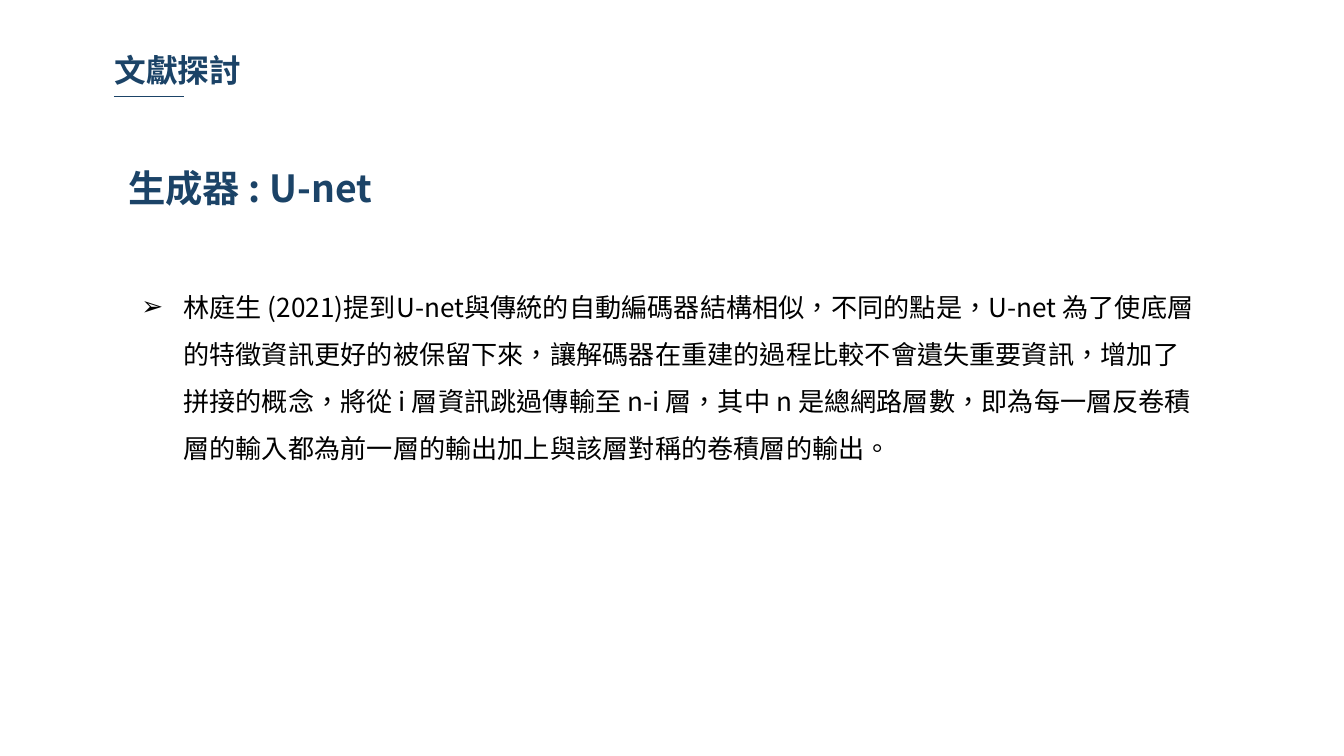
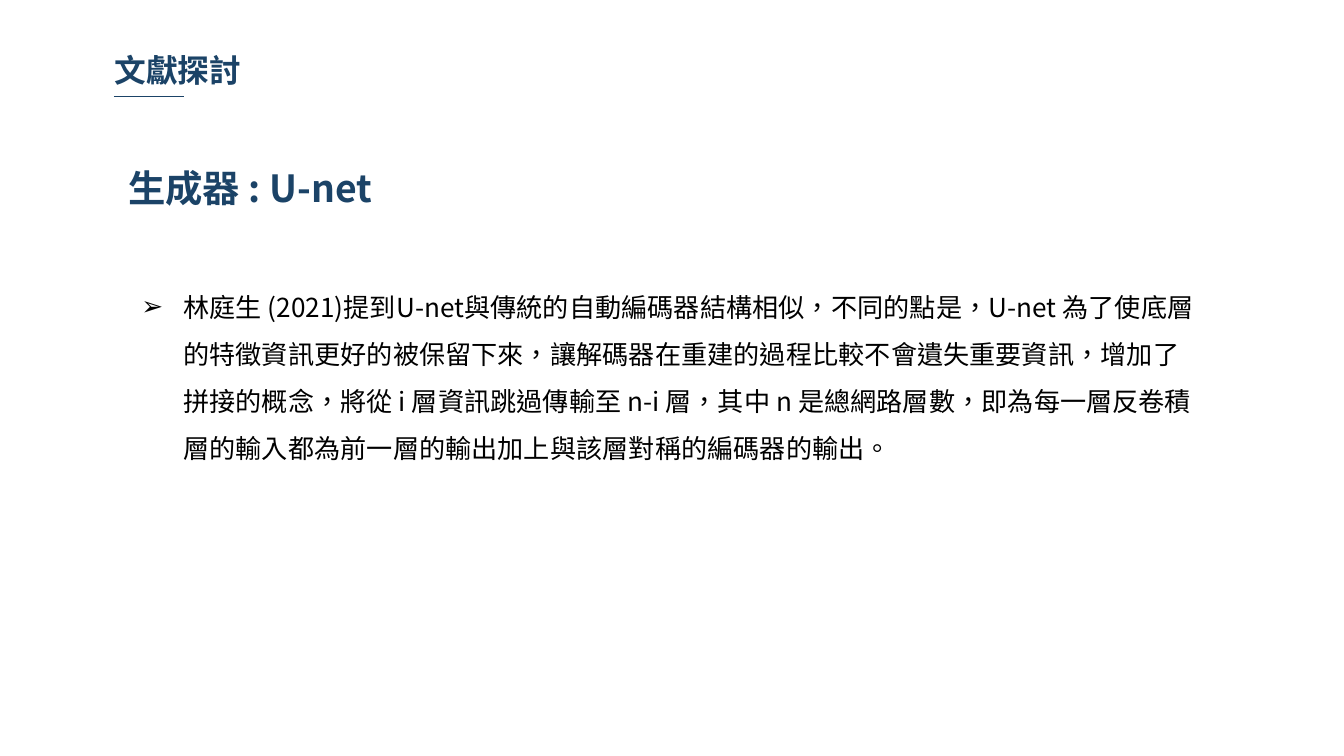
Before and after one commit to 10994015/paper, a slide deck: slide 25 of 論文/論文初審.pptx (slide 26 before the commit). Drawn at 1344x756 pixels with LibreOffice and Linux fonts; fonts in the diff are those of the drawing; background and template pictures are left out. Boxes give left, top, right and bottom in pixels: in the first picture for what was removed or moved away, otherwise in the second. Text is boxed around its words. In the diff, an @@ line names an element or a change of style, - is before the commit and + after.

```diff
--- a/論文/論文初審.pptx
+++ b/論文/論文初審.pptx
@@ text at bbox=[183, 295, 1193, 460]: text changed @@
-➢ 林庭生 (2021)提到U-net與傳統的自動編碼器結構相似，不同的點是，U-net 為了使底層的特徵資訊更好的被保留下來，讓解碼器在重建的過程比較不會遺失重要資訊，增加了拼接的概念，將從 i 層資訊跳過傳輸至 n-i 層，其中 n 是總網路層數，即為每一層反卷積層的輸入都為前一層的輸出加上與該層對稱的卷積層的輸出。
+➢ 林庭生 (2021)提到U-net與傳統的自動編碼器結構相似，不同的點是，U-net 為了使底層的特徵資訊更好的被保留下來，讓解碼器在重建的過程比較不會遺失重要資訊，增加了拼接的概念，將從 i 層資訊跳過傳輸至 n-i 層，其中 n 是總網路層數，即為每一層反卷積層的輸入都為前一層的輸出加上與該層對稱的編碼器的輸出。
```
Also in this commit, not shown: 8 other slides changed, 1 slide removed.
